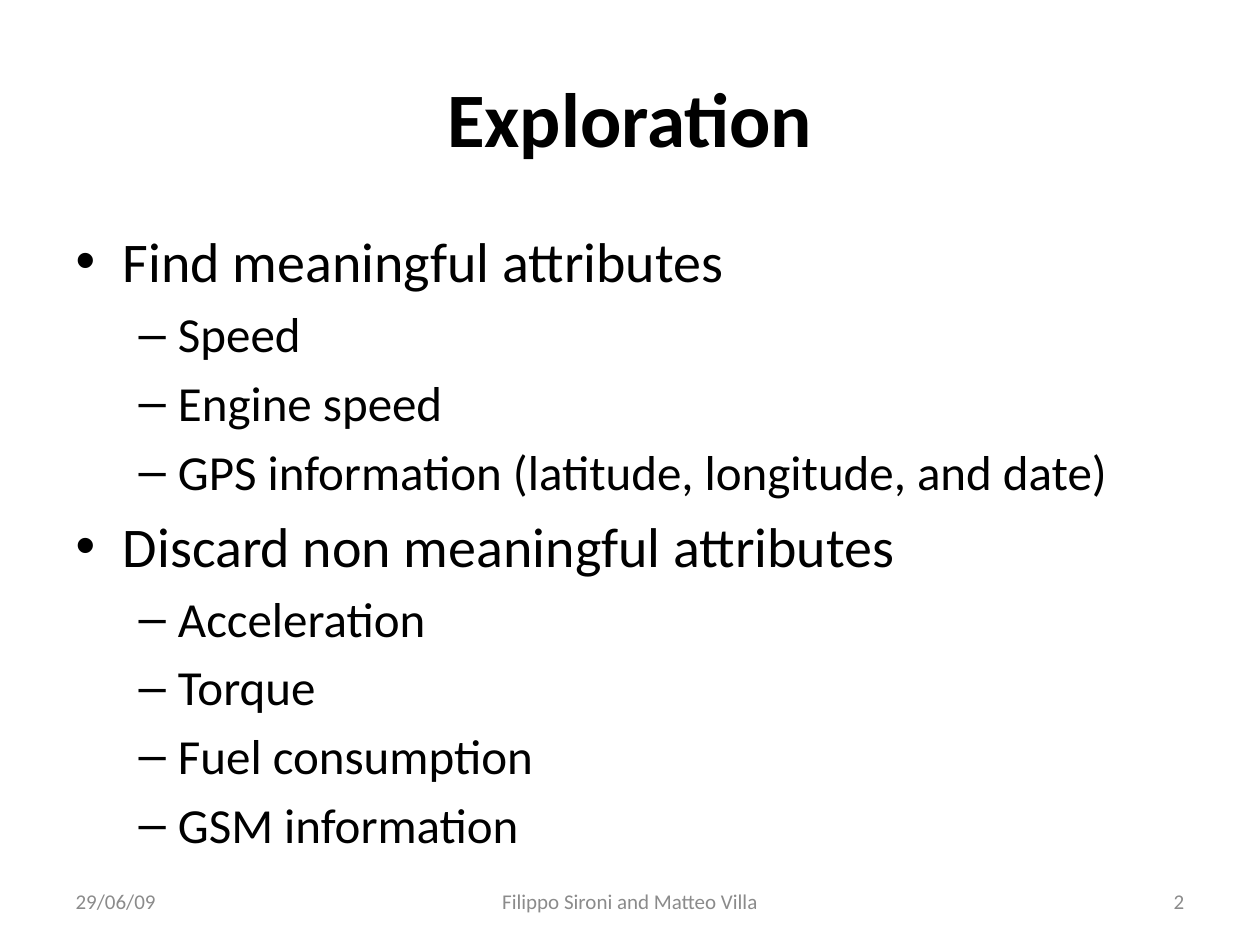
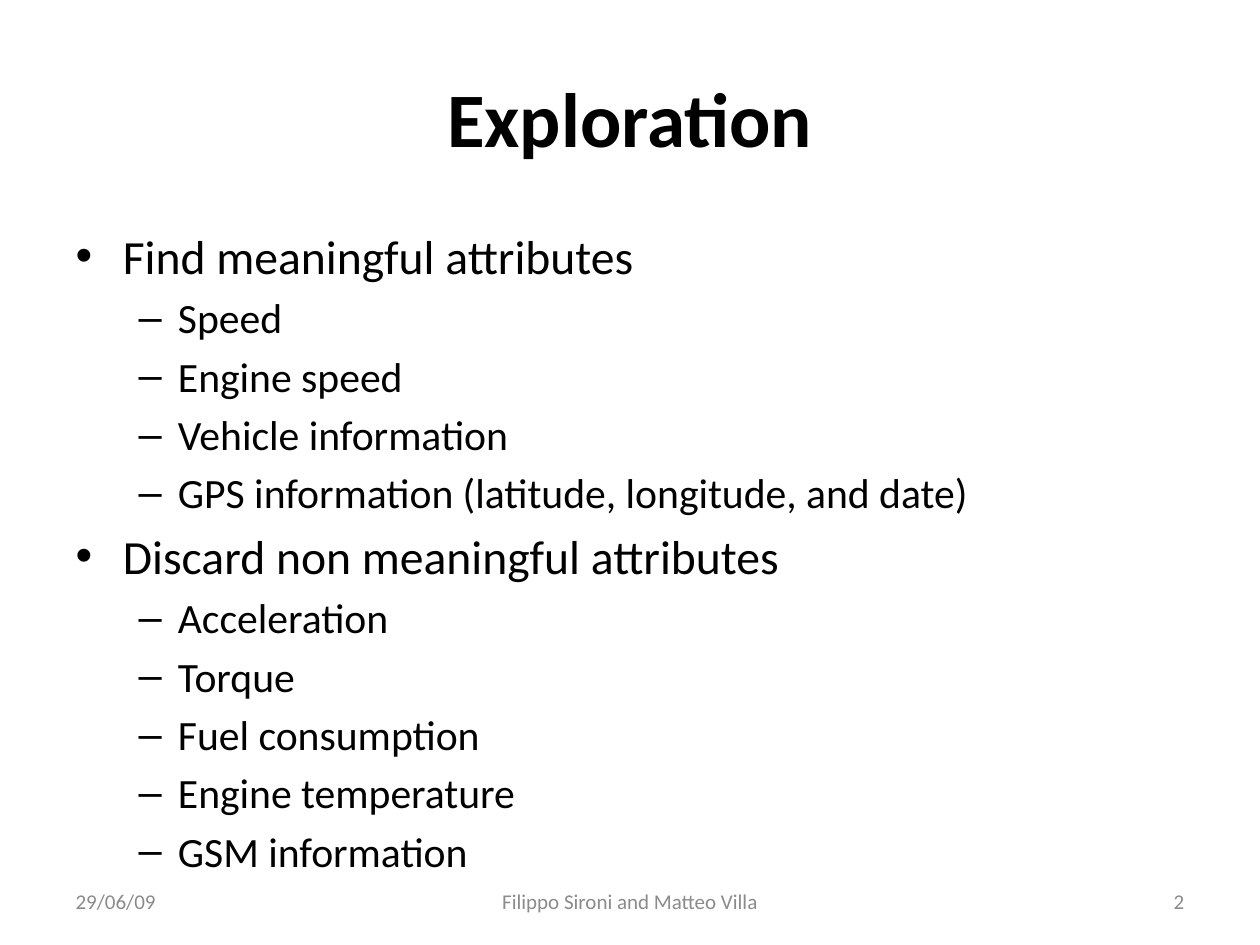
Before and after one commit to filipposironi/dmdsc, a slide deck: slide 2 of doc/presentation.pptx. Drawn at 1260x945 pixels with LibreOffice and Linux fonts; fonts in the diff are those of the drawing. Boxes give left, top, right and bottom in pixels: in the first picture for what was removed or moved away, otherwise in the second. Text is boxed around its words. In the diff, an @@ line names an element or a change of style, - is before the commit and + after.

```diff
--- a/doc/presentation.pptx
+++ b/doc/presentation.pptx
@@ text at (123, 241, 967, 757): size 32 to 27.2 pt in "Find meaningful attributes", "Discard non meaningful attributes"; size 28 to 23.8 pt in "Speed", "Engine speed", "GPS information (latitude, longitude, and date)", "Acceleration" and 3 more places @@
@@ text at (178, 421, 508, 451): paragraph added @@
+  – Vehicle information
@@ text at (178, 779, 515, 815): paragraph added @@
+  – Engine temperature
```
Also in this commit, not shown: 5 other files.
